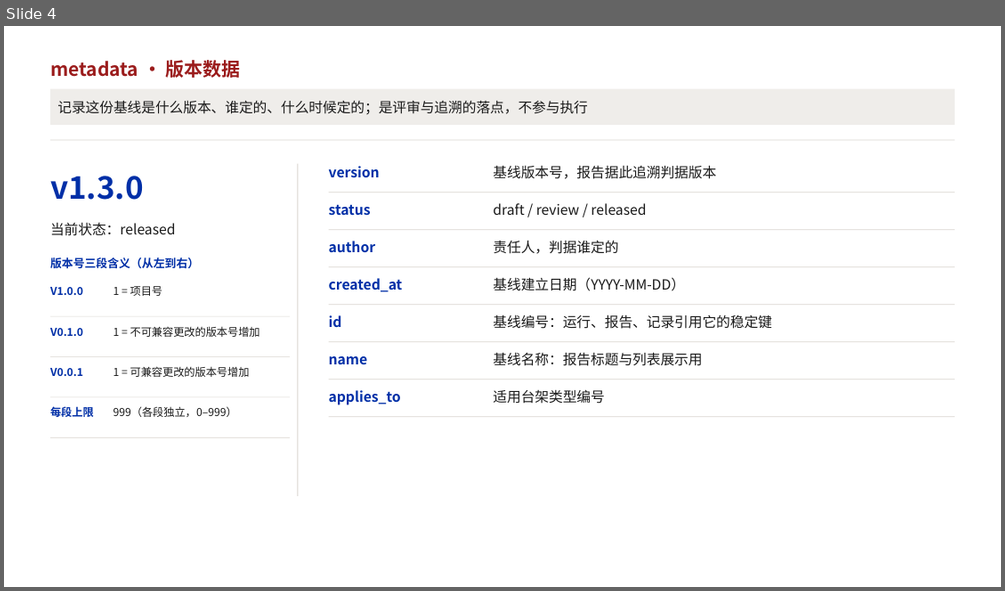
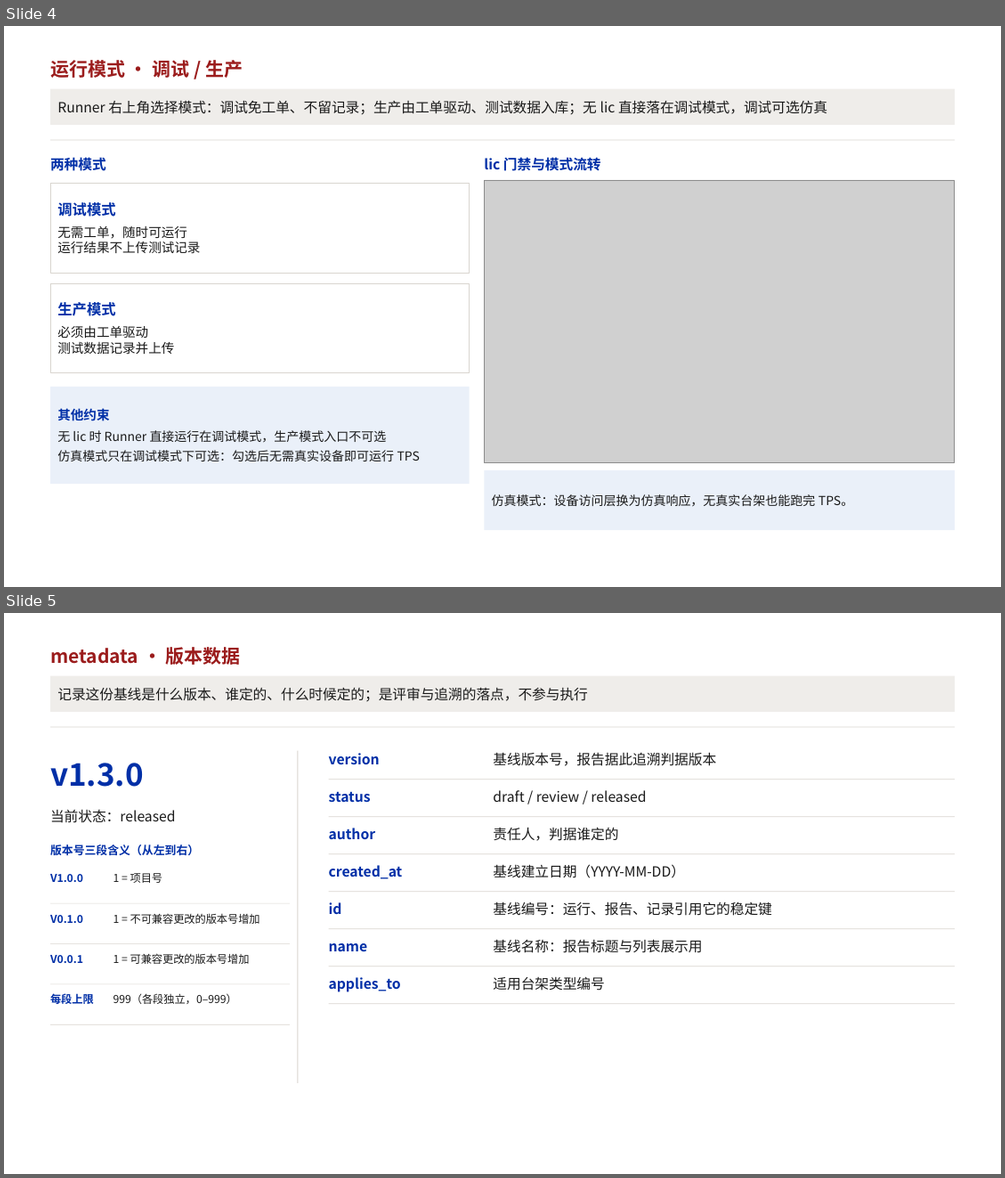
Before and after one commit to KenerlMage/ATEDemo, a slide deck: docs/TPS用例集设计.pptx. Shown one above the other, each under a label of ours: slide 4 before the commit, slides 4 and 5 after it. The pictures are 1005x591 and 1005x1178 pixels, drawn with LibreOffice and Linux fonts; fonts in the diff are those of the drawing; grey boxes stand for pictures. Boxes give left, top, right and bottom in pixels: in the first picture for what was removed or moved away, otherwise in the second. Text is boxed around its words. In the diff, an @@ line names an element or a change of style, - is before the commit and + after.

Commit message:
docs: 演示稿新增「运行模式」页 + 文档 §3.1 运行模式（调试 / 生产 / 仿真）
- PPT：软件视图之后新增一页「运行模式 · 调试 / 生产」（共 11 页）——左栏两种模式卡 +
  「其他约束」，右栏 lic 门禁与模式流转图 + 仿真说明
- 图：新增 docs/assets/tps-run-mode-flow.png（1000×600，几何自检 + 识图复核）
- 文档：uut.json-文件结构与设计 md/html §三 补 3.1——模式对比表（工单 / 测试记录 / lic / 仿真）
  + 三条补充（lic 缺失 = 降级；仿真只换设备访问层；两种模式共用同一套用例与判定）
- 口径：调试模式无需工单、运行后不上传测试记录；生产模式要求工单驱动、记录测试数据；
  无 lic 时直接运行在调试模式；调试模式下可选仿真模式，无需真实设备即可运行 TPS

```diff
--- a/docs/TPS用例集设计.pptx
+++ b/docs/TPS用例集设计.pptx
@@ slide 4 added at (x1=4, y1=26, x2=1001, y2=587), background #FFFFFF @@
@@ text added at (x1=50, y1=60, x2=243, y2=78), 18 pt, text #9B1C1C, bold @@
+运行模式 · 调试 / 生产
@@ rectangle added at (x1=50, y1=89, x2=955, y2=125), fill #EFEDEA, 13.5 pt, text #1A1A1A @@
+Runner 右上角选择模式：调试免工单、不留记录；生产由工单驱动、测试数据入库；无 lic 直接落在调试模式，调试可选仿真
@@ rectangle added at (x1=50, y1=140, x2=955, y2=141), fill #D9D5CF @@
@@ text added at (x1=50, y1=157, x2=106, y2=171), 13.5 pt, text #002FA7, bold @@
+两种模式
@@ text added at (x1=484, y1=157, x2=601, y2=171), 13.5 pt, text #002FA7, bold @@
+lic 门禁与模式流转
@@ rectangle added at (x1=50, y1=183, x2=469, y2=273), outline #D9D5CF 0.75 pt, 12.5 pt, text #1A1A1A @@
+调试模式
+无需工单，随时可运行
+运行结果不上传测试记录
@@ picture added at (x1=484, y1=180, x2=955, y2=462) @@
@@ rectangle added at (x1=50, y1=283, x2=469, y2=373), outline #D9D5CF 0.75 pt, 12.5 pt, text #1A1A1A @@
+生产模式
+必须由工单驱动
+测试数据记录并上传
@@ rectangle added at (x1=50, y1=386, x2=469, y2=483), fill #EAF0F9, 12 pt, text #1A1A1A @@
+其他约束
+无 lic 时 Runner 直接运行在调试模式，生产模式入口不可选
+仿真模式只在调试模式下可选：勾选后无需真实设备即可运行 TPS
@@ rectangle added at (x1=484, y1=470, x2=955, y2=530), fill #EAF0F9, 12 pt, text #1A1A1A @@
+仿真模式：设备访问层换为仿真响应，无真实台架也能跑完 TPS。
@@ what was slide 4 is now slide 5 @@
```
Also in this commit, not shown: 3 other files.
